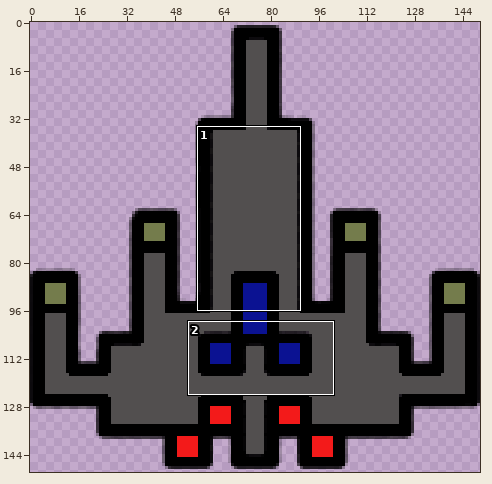
Two versions of one sprite sheet, Space invaders/Player.png. The first picture is a wide view before the edit; the outline marks the close-up.
Close-up. Before the commit:
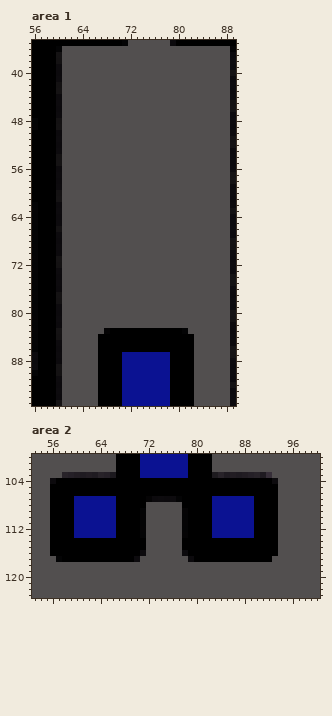
The file is 150x150 pixels. Pixels under 10% opacity are left out. Colours within 5 levels of each other are drawn and written as one. Shown: area 1: x 56..89, y 35..95; area 2: x 53..100, y 100..123.
New version:
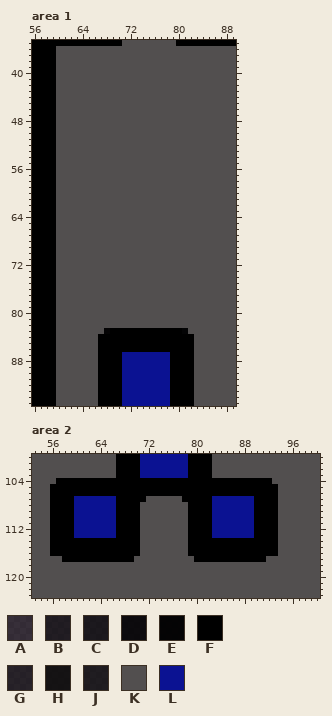
Palette (. is transparent): A #000000b8  B #000000d3  C #000000da  D #000000ee  E #000000f9  F #000000  G #060606d2  H #080807ee  J #090909e0  K #524f4f  L #0b1292
Edits made:
Area 1:
y 35: x 71 E -> K; x 79 D -> K
y 36: x 60 E -> K; x 89 E -> K
y 37..38: x 60 H -> K; x 89 D -> K
y 39: x 60 D -> K; x 89 D -> K
y 40: x 60 D -> K; x 89 H -> K
y 41: x 60 D -> K; x 89 D -> K
y 42..43: x 60 H -> K; x 89 D -> K
y 44: x 60 D -> K; x 89 D -> K
y 45..46: x 60 D -> K; x 89 H -> K
y 47: x 60 D -> K; x 89 D -> K
y 48..49: x 56 E -> F; x 60 H -> K; x 89 D -> K
y 50: x 60 D -> K; x 89 D -> K
y 51..52: x 60 D -> K; x 89 H -> K
y 53: x 60 D -> K; x 89 D -> K
y 54..55: x 60 H -> K; x 89 D -> K
y 56: x 60 D -> K; x 89 D -> K
y 57..58: x 60 D -> K; x 89 H -> K
y 59: x 60 D -> K; x 89 D -> K
y 60..61: x 60 H -> K; x 89 D -> K
y 62: x 56 E -> F; x 60 D -> K; x 89 D -> K
y 63: x 56 E -> F; x 60 D -> K; x 89 H -> K
y 64..65: x 56 E -> F; x 60 D -> K; x 89 D -> K
y 66: x 56 E -> F; x 60 H -> K; x 89 D -> K
y 67: x 56 E -> F; x 60 D -> K; x 89 D -> K
y 68..69: x 56 E -> F; x 60 D -> K; x 89 H -> K
y 70: x 56 E -> F; x 60 D -> K; x 89 D -> K
y 71..72: x 56 E -> F; x 60 H -> K; x 89 D -> K
y 73: x 56 E -> F; x 60 D -> K; x 89 D -> K
y 74..75: x 56 E -> F; x 60 D -> K; x 89 H -> K
y 76: x 56 E -> F; x 60 D -> K; x 89 D -> K
y 77..78: x 56 E -> F; x 60 H -> K; x 89 D -> K
y 79: x 56 E -> F; x 60 D -> K; x 89 D -> K
y 80..81: x 56 E -> F; x 60 D -> K; x 89 H -> K
y 82: x 56 E -> F; x 60 D -> K; x 89 D -> K
y 83..84: x 56 E -> F; x 60 H -> K; x 89 D -> K
y 85: x 56 E -> F; x 60 D -> K; x 89 D -> K
y 86: x 56 E -> F; x 60 D -> K; x 89 H -> K
y 87: x 56 D -> F; x 60 D -> K; x 89 H -> K
y 88: x 56 D -> F; x 60 D -> K; x 89 D -> K
y 89: x 56 D -> F; x 60 H -> K; x 89 D -> K
y 90: x 56 E -> F; x 60 H -> K; x 89 D -> K
y 91: x 60 D -> K; x 89 D -> K
y 92: x 60 D -> K; x 89 H -> K
y 93..94: x 60 D -> K; x 89 D -> K
y 95: x 60 H -> K; x 89 D -> K
Area 2:
y 103: x 58..66 GGBBBBGGC -> KKKKKKKKK; x 83..92 JGBBBBGGBA -> KKKKKKKKKK
y 104: x 56 D -> K; x 93 D -> K
y 107: x 72..77 EDDDDE -> KKKKKK
y 108: x 71 F -> K; x 78 F -> K
y 109..113: x 71 E -> K; x 78 E -> K
y 114..115: x 71 F -> K; x 78 F -> K
y 116: x 71 D -> K; x 78 D -> K
y 117: x 57 E -> K; x 70 D -> K; x 79 D -> K; x 92 F -> K
